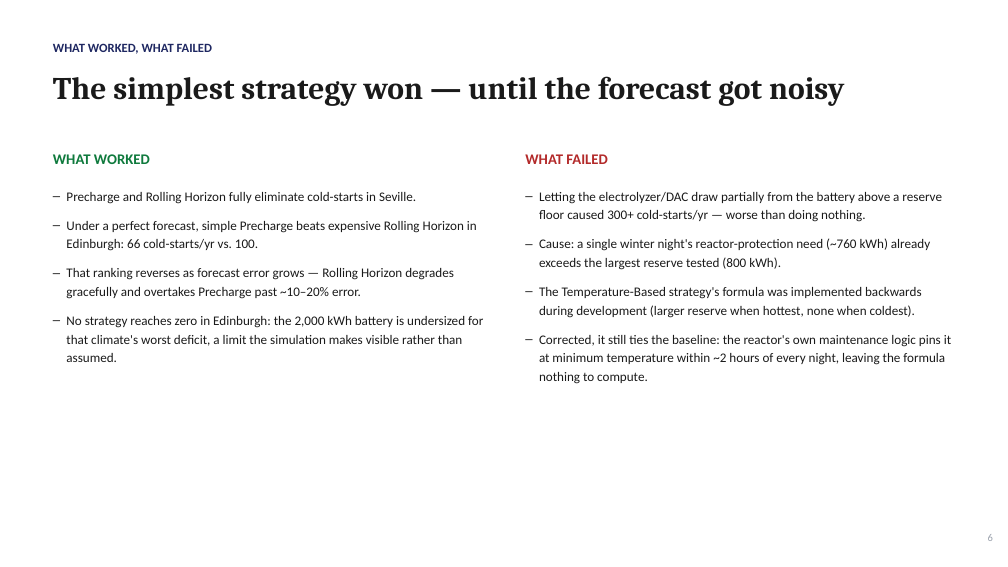
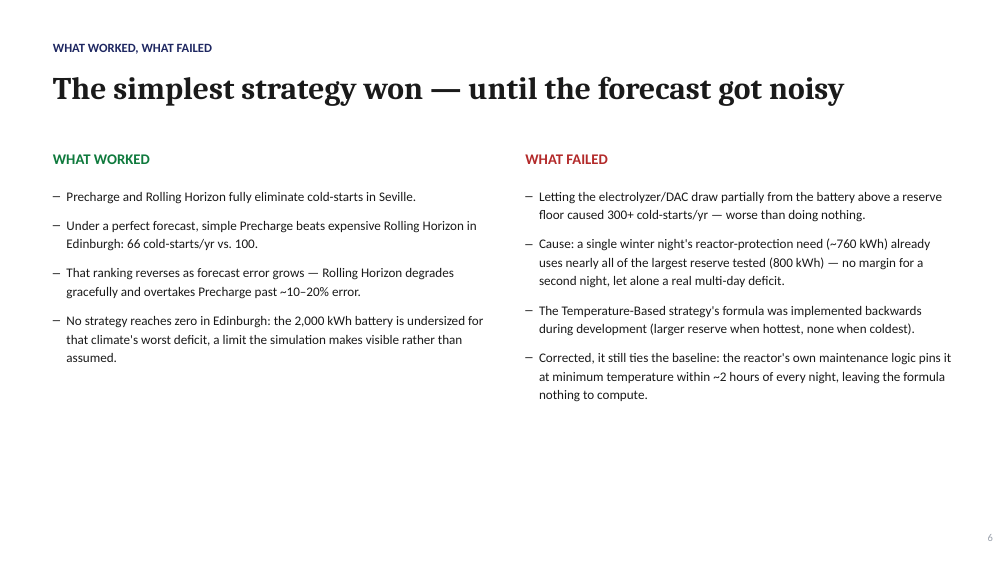
Before and after one commit to GRKG9T/SoTA-Commission-II-Intermittent-Abundance-Csontos-Tamas, a slide deck: slide 6 of SOTA_Commission_II_Slides.pptx. Drawn at 1008x567 pixels with LibreOffice and Linux fonts; fonts in the diff are those of the drawing. Boxes give left, top, right and bottom in pixels: in the first picture for what was removed or moved away, otherwise in the second. Text is boxed around its words. In the diff, an @@ line names an element or a change of style, - is before the commit and + after.

```diff
--- a/SOTA_Commission_II_Slides.pptx
+++ b/SOTA_Commission_II_Slides.pptx
@@ text at bbox=[539, 238, 930, 288]: text changed @@
-– Cause: a single winter night's reactor-protection need (~760 kWh) already exceeds the largest reserve tested (800 kWh).
+– Cause: a single winter night's reactor-protection need (~760 kWh) already uses nearly all of the largest reserve tested (800 kWh) — no margin for a second night, let alone a real multi-day deficit.
```
Also in this commit, not shown: 1 other slide changed, 3 other files.
